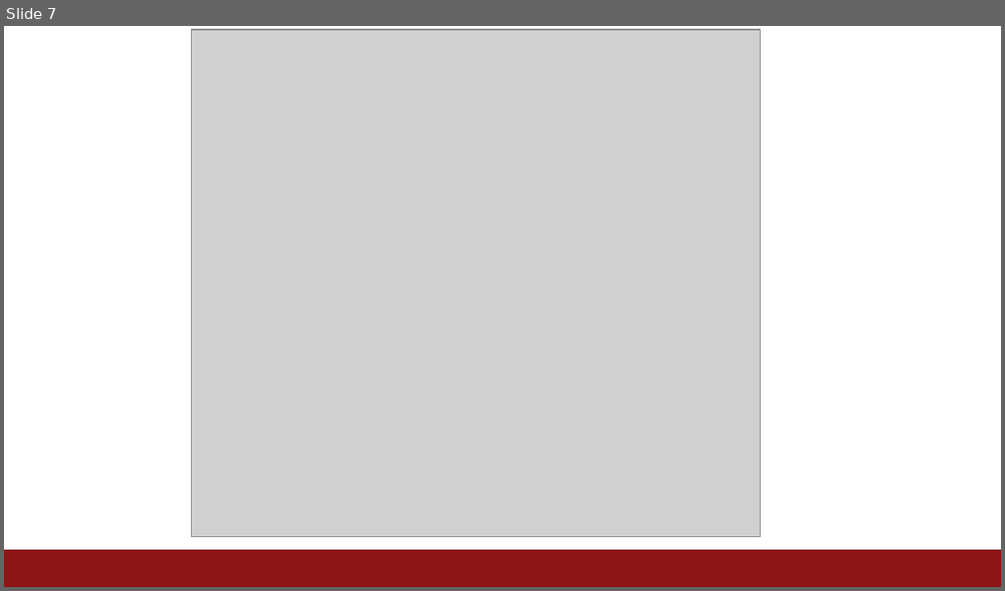
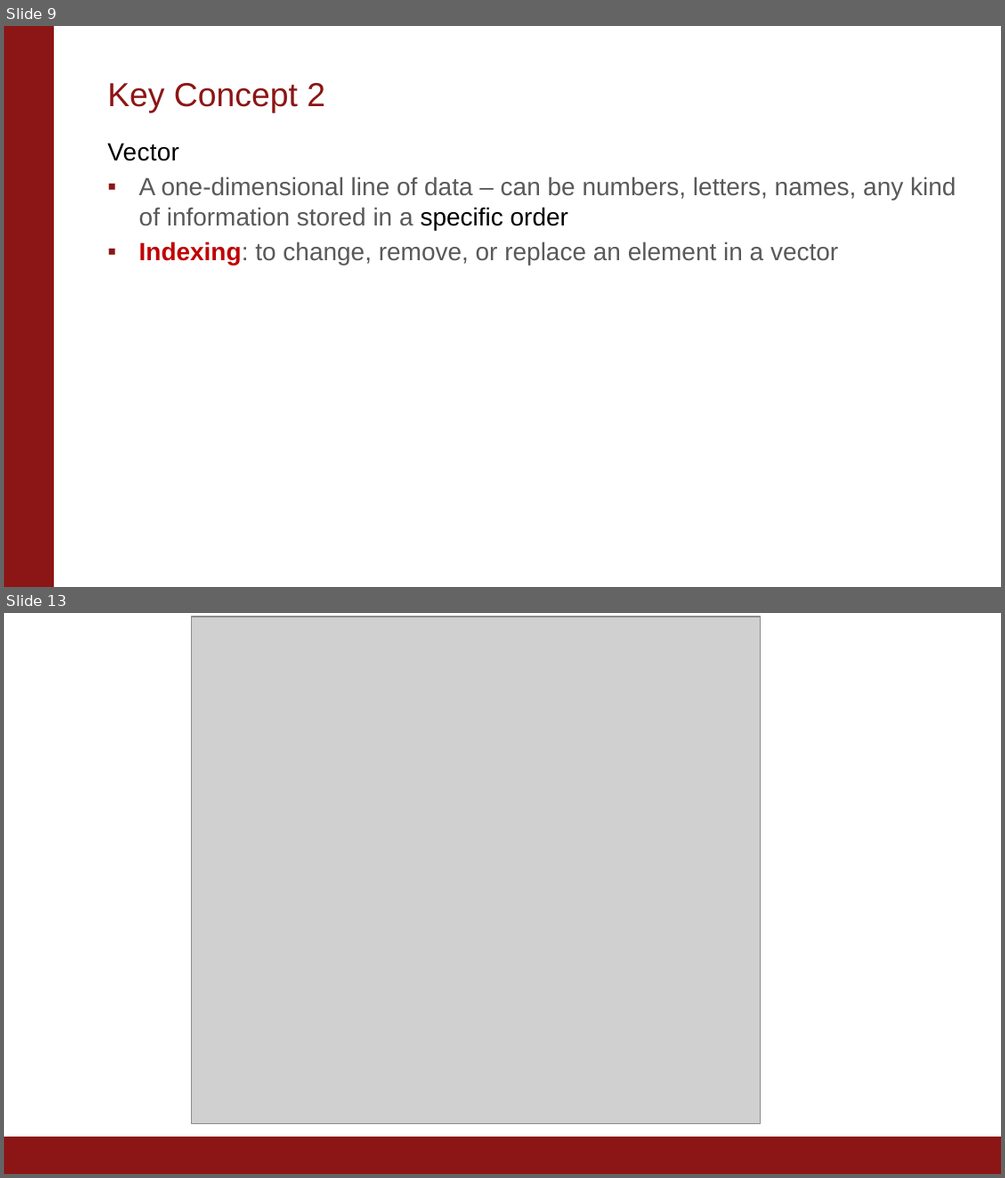
Before and after one commit to kaipingchen/com106-206-TA, a slide deck: KaipingAdina's Section Material/Intro Section/IntroSection.pptx. Shown one above the other, each under a label of ours: slide 7 before the commit, slides 9 and 13 after it; the slides between them are not shown. The pictures are 1005x591 and 1005x1178 pixels, drawn with LibreOffice and Linux fonts; fonts in the diff are those of the drawing; grey boxes stand for pictures; background and template pictures are left out. Boxes give left, top, right and bottom in pixels: in the first picture for what was removed or moved away, otherwise in the second. Text is boxed around its words. In the diff, an @@ line names an element or a change of style, - is before the commit and + after.

```diff
--- a/KaipingAdina's Section Material/Intro Section/IntroSection.pptx
+++ b/KaipingAdina's Section Material/Intro Section/IntroSection.pptx
@@ slide 9 added at (4, 26, 1001, 587), background #FFFFFF @@
@@ rectangle added at (4, 26, 54, 587), fill #8C1515, outline #8C1515 0.75 pt @@
@@ title added at (107, 83, 325, 113), 24 pt, text #8C1515 @@
+Key Concept 2
@@ text added at (107, 143, 955, 265), 18 pt, text #595959 @@
+Vector
+  ▪ A one-dimensional line of data – can be numbers, letters, names, any kind of information stored in a specific order
+  ▪ Indexing: to change, remove, or replace an element in a vector
@@ what was slide 7 is now slide 13 @@
```
Also in this commit, not shown: 4 slides changed, 5 other slides added, 2 other files.
